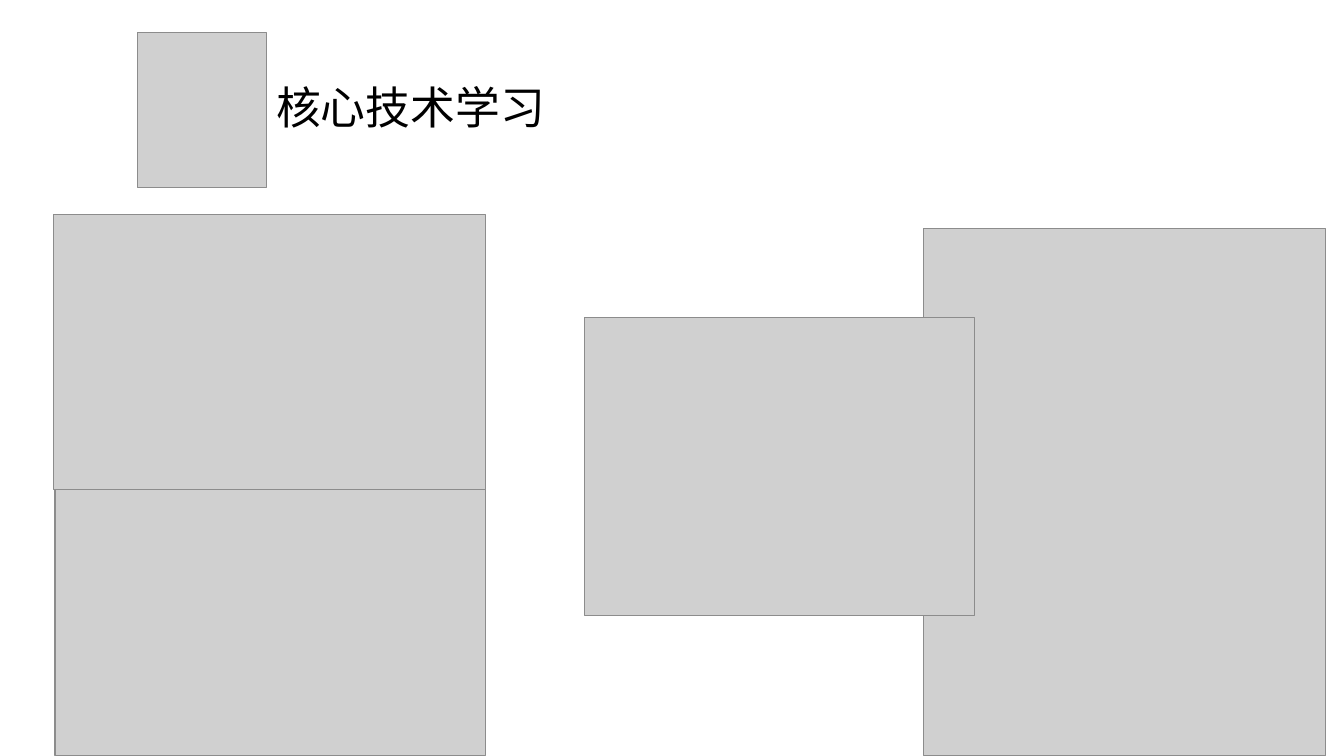
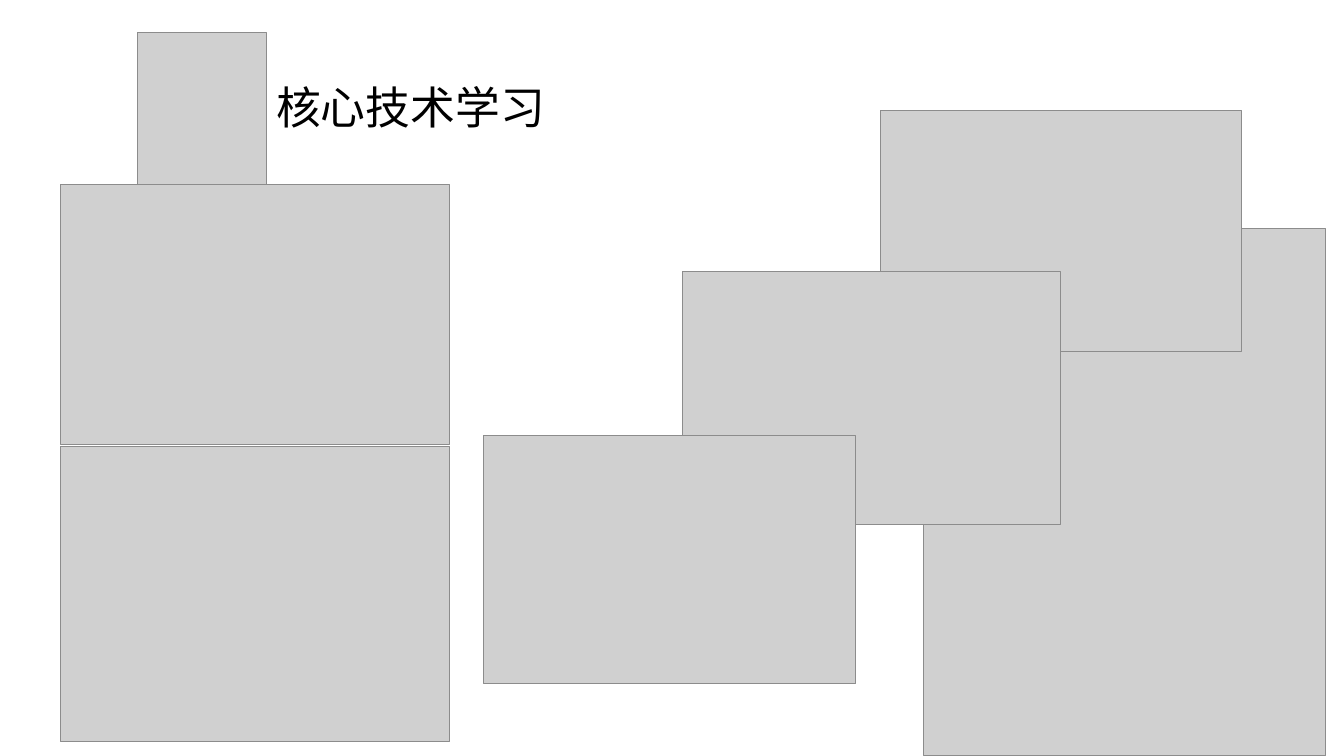
Before and after one commit to BloodmageThalnos/ShadowInk, a slide deck: slide 14 of 大创/定级/演讲.pptx (slide 15 before the commit). Drawn at 1344x756 pixels with LibreOffice and Linux fonts; fonts in the diff are those of the drawing; grey boxes stand for pictures. Boxes give left, top, right and bottom in pixels: in the first picture for what was removed or moved away, otherwise in the second. Text is boxed around its words. In the diff, an @@ line names an element or a change of style, - is before the commit and + after.

```diff
--- a/大创/定级/演讲.pptx
+++ b/大创/定级/演讲.pptx
@@ picture added at (x1=880, y1=110, x2=1241, y2=351) @@
@@ picture resized from (x1=53, y1=215, x2=485, y2=490) to (x1=60, y1=185, x2=450, y2=445) @@
@@ picture added at (x1=683, y1=271, x2=1062, y2=524) @@
@@ picture removed at (x1=585, y1=318, x2=975, y2=616) @@
@@ picture resized from (x1=55, y1=490, x2=486, y2=756) to (x1=60, y1=447, x2=450, y2=742) @@
@@ picture added at (x1=484, y1=436, x2=857, y2=685) @@
```
Also in this commit, not shown: 2 other slides changed, 1 other file.
